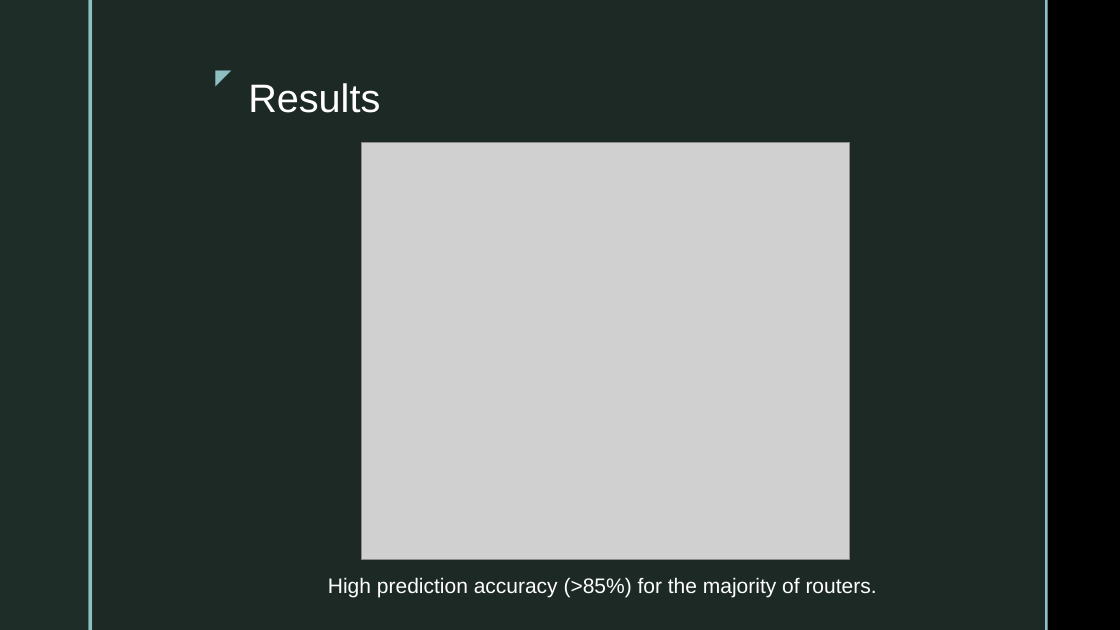
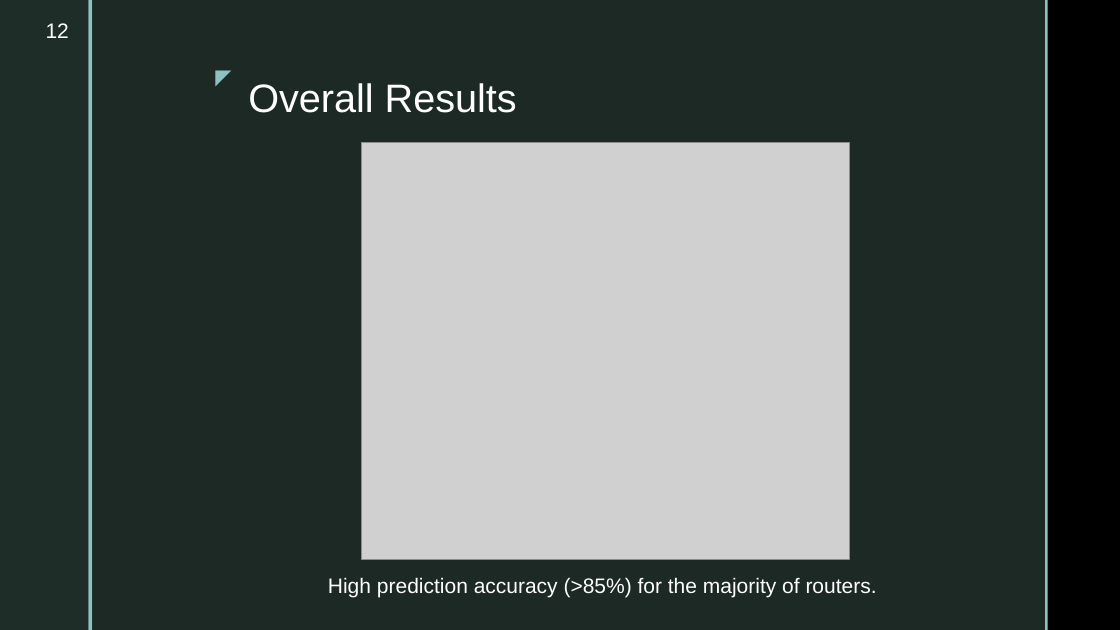
Before and after one commit to ahsanMah/config-completion, a slide deck: slide 12 of Final Presentation.pptx. Drawn at 1120x630 pixels with LibreOffice and Linux fonts; fonts in the diff are those of the drawing; grey boxes stand for pictures; background and template pictures are left out. Boxes give left, top, right and bottom in pixels: in the first picture for what was removed or moved away, otherwise in the second. Text is boxed around its words. In the diff, an @@ line names an element or a change of style, - is before the commit and + after.

```diff
--- a/Final Presentation.pptx
+++ b/Final Presentation.pptx
@@ page number added at bbox=[46, 23, 69, 38], 18 pt, text #FFFFFF @@
+12
@@ title at bbox=[248, 83, 517, 113]: text changed @@
-Results
+Overall Results
```
Also in this commit, not shown: 9 other slides changed, 8 slides added, 5 slides removed, 18 other files.
